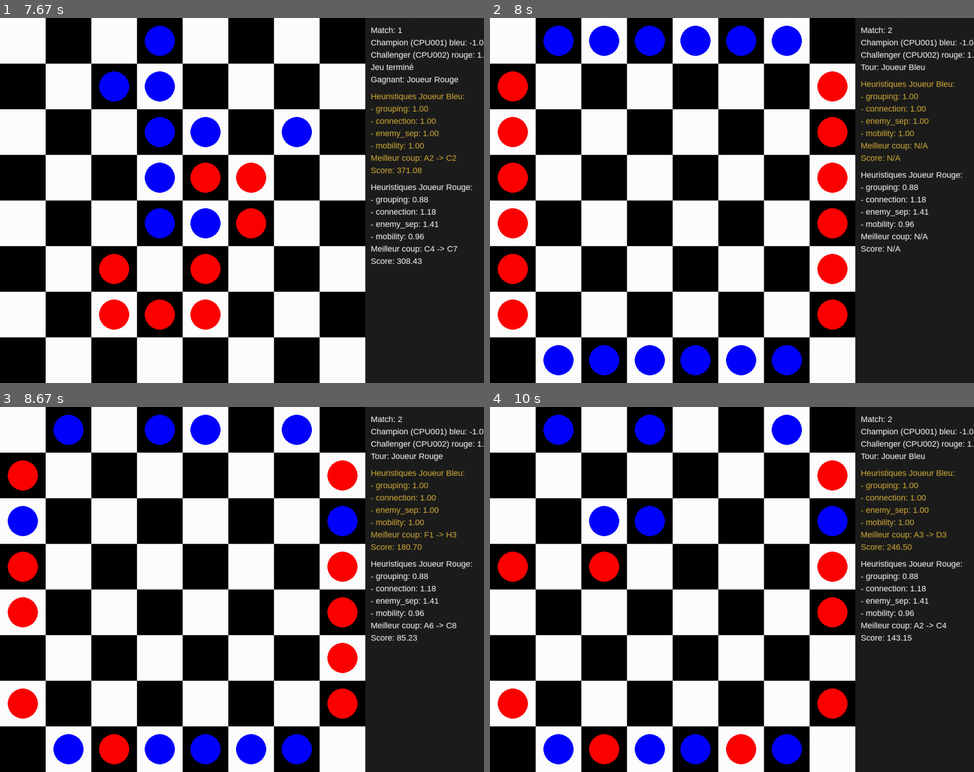
Above: before the commit, frames 1-4 (two rows, left to right).
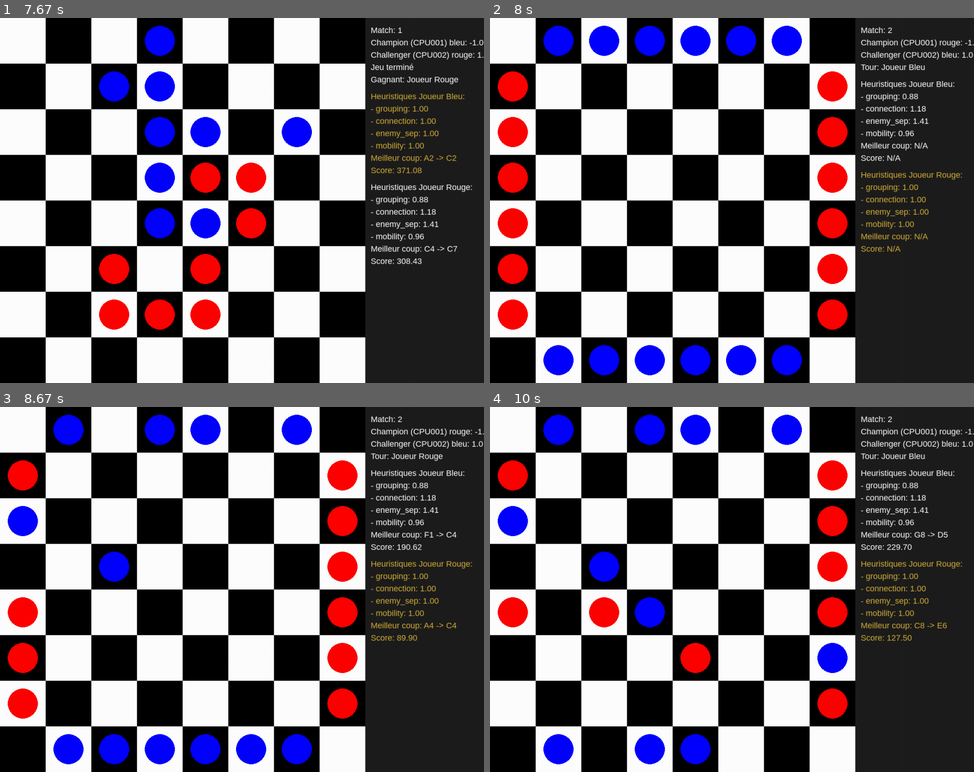
Above: after the commit, the same moments.

Repository: sidramon/LOA-ML
Game: pygame game, started from src/preview_pygame.py
The game is run twice, just before and just after one commit, with the same random seed, the same clock (stepped at 60 frames per second) and the same inputs.
Inputs:
- Up to frame 1 (7.67 s): no input
- Up to frame 2 (8 s): no input
- Up to frame 3 (8.67 s): no input
- Up to frame 4 (10 s): no input

Frame 1 is identical in both runs. In frame 2, 1.7% of the frame differs, in the area x 76-100%, y 5-65%; in frame 3, 3.9%; in frame 4, 8.8%, in the area x 1-100%, y 2-98%.

Commit message:
Fix champion highlight when playing as red

Diff:
--- a/src/preview_pygame.py
+++ b/src/preview_pygame.py
@@ -54,6 +54,7 @@
     player2,
     player4,
     current_player,
+    champion_color,
     game_over,
     font,
     match_index,
@@ -72,8 +73,15 @@
 
     y = 16
     y = blit_line(f"Match: {match_index}", y)
-    y = blit_line(f"Champion ({champion_name}) bleu: {champion_score:.1f}", y)
-    y = blit_line(f"Challenger ({challenger_name}) rouge: {challenger_score:.1f}", y)
+    champion_label = "bleu" if champion_color == 2 else "rouge"
+    challenger_label = "rouge" if champion_color == 2 else "bleu"
+    y = blit_line(
+        f"Champion ({champion_name}) {champion_label}: {champion_score:.1f}", y
+    )
+    y = blit_line(
+        f"Challenger ({challenger_name}) {challenger_label}: {challenger_score:.1f}",
+        y,
+    )
 
     if game_over:
         winner = board.get_winner()
@@ -107,8 +115,9 @@
         y_cursor = blit_line(f"Score: {score_text}", y_cursor, color)
         return y_cursor
 
-    y = render_cpu_info(player2, y, highlight=True)
-    render_cpu_info(player4, y)
+    champion_highlight = player2.player == champion_color
+    y = render_cpu_info(player2, y, highlight=champion_highlight)
+    render_cpu_info(player4, y, highlight=not champion_highlight)
 
 
 def main():
@@ -139,17 +148,26 @@
     champion_name = next_cpu_name(next(cpu_counter))
     challenger_name = next_cpu_name(next(cpu_counter))
 
-    def new_match(champion_weights, challenger_weights):
+    def new_match(champion_weights, challenger_weights, champion_color):
         board = Board()  # Initialize the game board
-        player2 = CPUPlayer(2, champion_weights)
-        player4 = CPUPlayer(4, challenger_weights)
+        if champion_color == 2:
+            player2 = CPUPlayer(2, champion_weights)
+            player4 = CPUPlayer(4, challenger_weights)
+        else:
+            player2 = CPUPlayer(2, challenger_weights)
+            player4 = CPUPlayer(4, champion_weights)
         return board, player2, player4
 
     challenger_weights = perturb(best_weights, PERTURBATION_SIGMA)
-    board, player2, player4 = new_match(best_weights, challenger_weights)
+    champion_color = 2
+    challenger_color = 4
+    board, player2, player4 = new_match(
+        best_weights, challenger_weights, champion_color
+    )
 
     match_index = 1
-    duel_scores = {2: 0.0, 4: 0.0}
+    champion_duel_score = 0.0
+    challenger_duel_score = 0.0
     duel_games_played = 0
 
     champion_history = []
@@ -176,7 +194,11 @@
             if restart_at is None:
                 restart_at = now + RESTART_DELAY_MS
             elif now >= restart_at:
-                board, player2, player4 = new_match(best_weights, challenger_weights)
+                champion_color = 2 if duel_games_played % 2 == 0 else 4
+                challenger_color = 4 if champion_color == 2 else 2
+                board, player2, player4 = new_match(
+                    best_weights, challenger_weights, champion_color
+                )
                 current_player = 2
                 match_index += 1
                 game_over = False
@@ -198,18 +220,18 @@
             if game_over:
                 winner = board.get_winner()
 
-                if winner == 2:
-                    duel_scores[2] += 1.5
-                    duel_scores[4] -= 1
-                elif winner == 4:
-                    duel_scores[4] += 1
-                    duel_scores[2] -= 1
+                if winner == champion_color:
+                    champion_duel_score += 1.5
+                    challenger_duel_score -= 1
+                elif winner == challenger_color:
+                    challenger_duel_score += 1
+                    champion_duel_score -= 1
 
                 duel_games_played += 1
 
                 if duel_games_played >= 2:
-                    champion_score = duel_scores[2]
-                    challenger_score = duel_scores[4]
+                    champion_score = champion_duel_score
+                    challenger_score = challenger_duel_score
                     champion_keeps_title = champion_score >= challenger_score
 
                     if champion_keeps_title:
@@ -221,8 +243,11 @@
                         challenger_name = next_cpu_name(next(cpu_counter))
 
                     challenger_weights = perturb(best_weights, PERTURBATION_SIGMA)
-                    duel_scores = {2: 0.0, 4: 0.0}
+                    champion_duel_score = 0.0
+                    challenger_duel_score = 0.0
                     duel_games_played = 0
+                    champion_color = 2
+                    challenger_color = 4
 
                     ax.clear()
                     ax.set_xlabel("Duel")
@@ -249,11 +274,12 @@
             player2,
             player4,
             current_player,
+            champion_color,
             game_over,
             font,
             match_index,
-            duel_scores[2],
-            duel_scores[4],
+            champion_duel_score,
+            challenger_duel_score,
             champion_name,
             challenger_name,
         )
